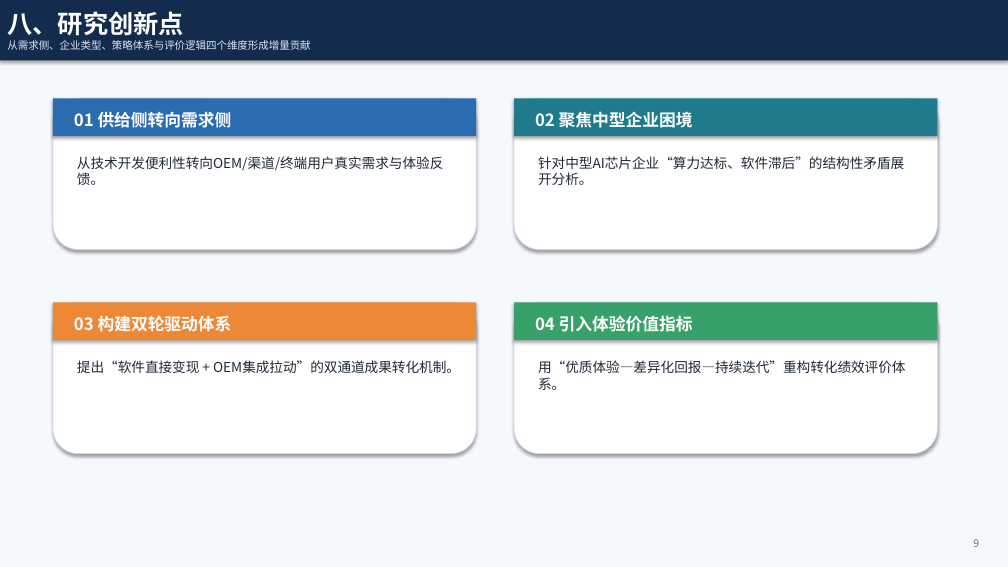
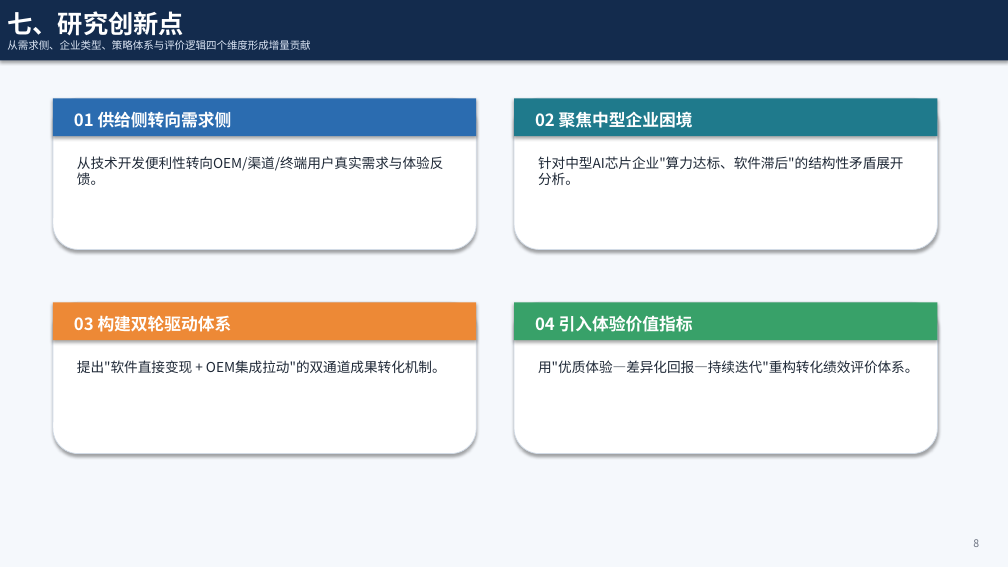
Before and after one commit to liang1wang/test, a slide deck: slide 8 of T公司AI应用软件技术成果转化策略研究_开题汇报.pptx (slide 9 before the commit). Drawn at 1008x567 pixels with LibreOffice and Linux fonts; fonts in the diff are those of the drawing. Boxes give left, top, right and bottom in pixels: in the first picture for what was removed or moved away, otherwise in the second. Text is boxed around its words. In the diff, an @@ line names an element or a change of style, - is before the commit and + after.

```diff
--- a/T公司AI应用软件技术成果转化策略研究_开题汇报.pptx
+++ b/T公司AI应用软件技术成果转化策略研究_开题汇报.pptx
@@ text in rectangle at (7,11,183,41): text changed @@
-八、研究创新点
+七、研究创新点
@@ text at (538,156,903,185): text changed @@
-针对中型AI芯片企业“算力达标、软件滞后”的结构性矛盾展开分析。
+针对中型AI芯片企业"算力达标、软件滞后"的结构性矛盾展开分析。
@@ text at (77,360,446,373): text changed @@
-提出“软件直接变现 + OEM集成拉动”的双通道成果转化机制。
+提出"软件直接变现 + OEM集成拉动"的双通道成果转化机制。
@@ text at (538,360,918,373): text changed @@
-用“优质体验—差异化回报—持续迭代”重构转化绩效评价体系。
+用"优质体验—差异化回报—持续迭代"重构转化绩效评价体系。
```
Also in this commit, not shown: 9 other slides changed, 1 slide removed.
